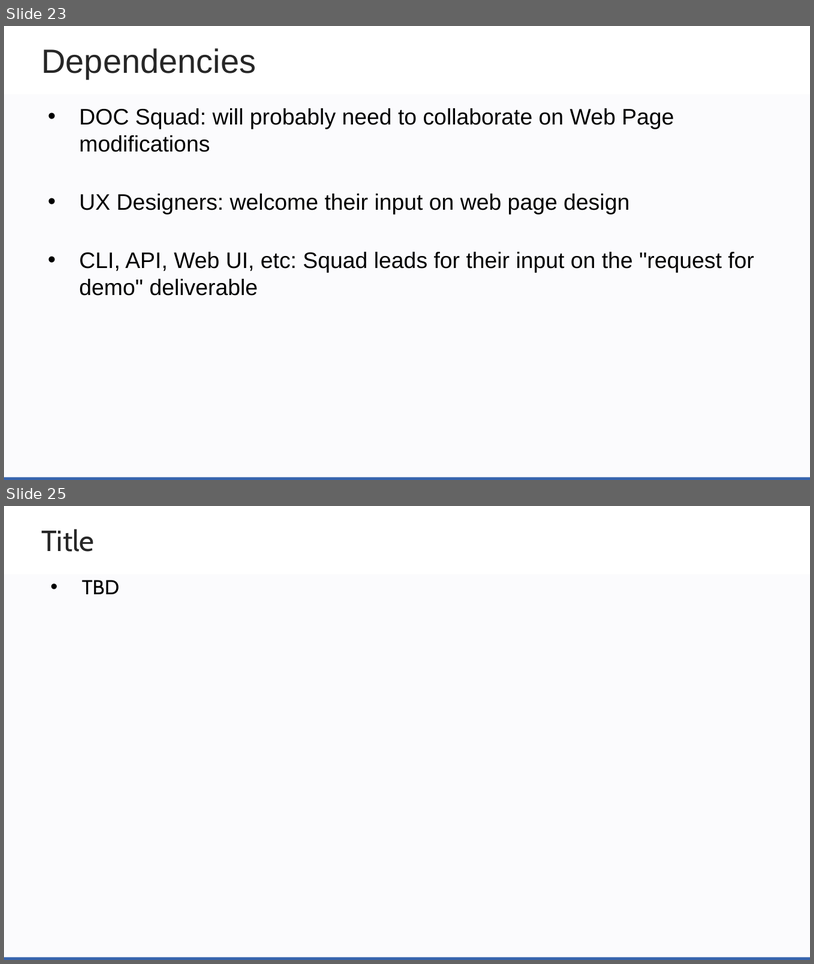
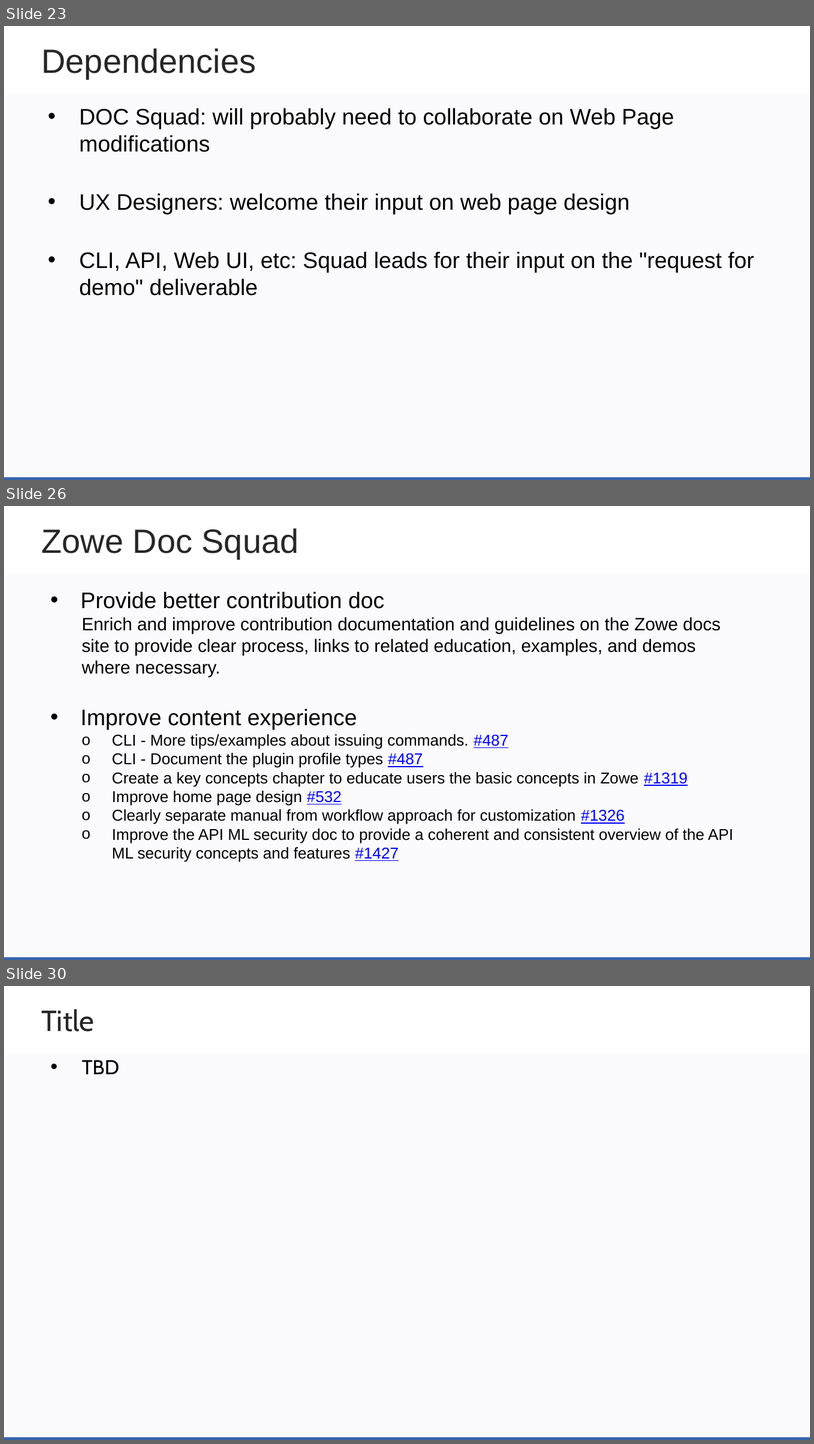
Before and after one commit to zowe/community, a slide deck: Project Management/PI Planning/20PI4 Planning/Zowe Community Squad Focus for 20PI4.pptx. Shown one above the other, each under a label of ours: slides 23 and 25 before the commit, slides 23, 26 and 30 after it; the slides between them are not shown. The pictures are 814x964 and 814x1444 pixels, drawn with LibreOffice and Linux fonts; fonts in the diff are those of the drawing; background and template pictures are left out. Boxes give left, top, right and bottom in pixels: in the first picture for what was removed or moved away, otherwise in the second. Text is boxed around its words. In the diff, an @@ line names an element or a change of style, - is before the commit and + after.

Commit message:
Add doc squad focus

```diff
--- a/Project Management/PI Planning/20PI4 Planning/Zowe Community Squad Focus for 20PI4.pptx
+++ b/Project Management/PI Planning/20PI4 Planning/Zowe Community Squad Focus for 20PI4.pptx
@@ slide 26 added at [4, 506, 810, 960], background #FFFFFF; not listed: 2 template elements that a slide beside it also shows @@
@@ text added at [41, 528, 299, 559], 30 pt, text #262626 @@
+Zowe Doc Squad
@@ text added at [81, 592, 734, 862], 14 pt, text #000000 @@
+• Provide better contribution doc
+  Enrich and improve contribution documentation and guidelines on the Zowe docs site to provide clear process, links to related education, examples, and demos where necessary.
+• Improve content experience
+  o CLI - More tips/examples about issuing commands. #487
+  o CLI - Document the plugin profile types #487
+  o Create a key concepts chapter to educate users the basic concepts in Zowe #1319
+  o Improve home page design #532
+  o Clearly separate manual from workflow approach for customization #1326
+  o Improve the API ML security doc to provide a coherent and consistent overview of the API ML security concepts and features #1427
@@ what was slide 25 is now slide 30 @@
```
Also in this commit, not shown: 1 slide changed, 5 other slides added, 1 slide removed.
